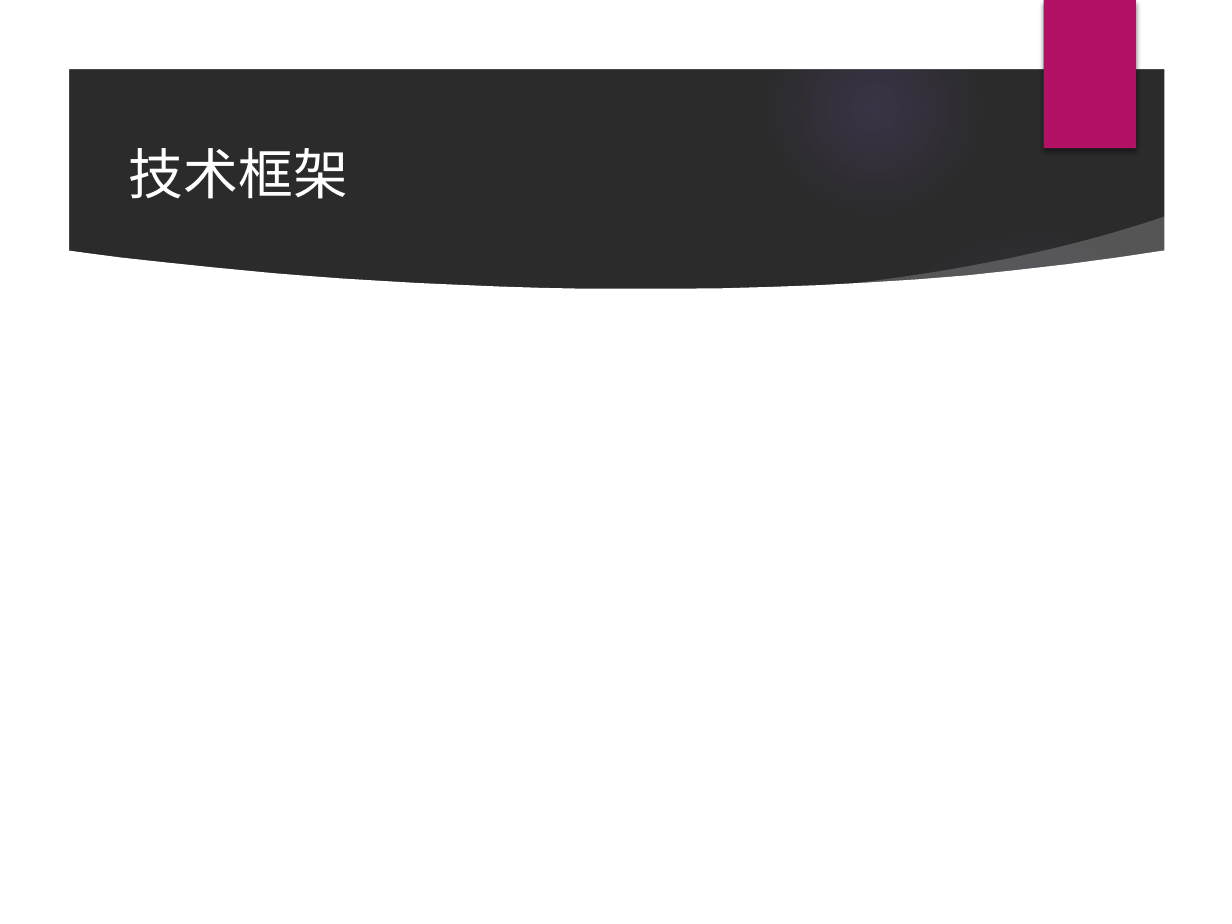
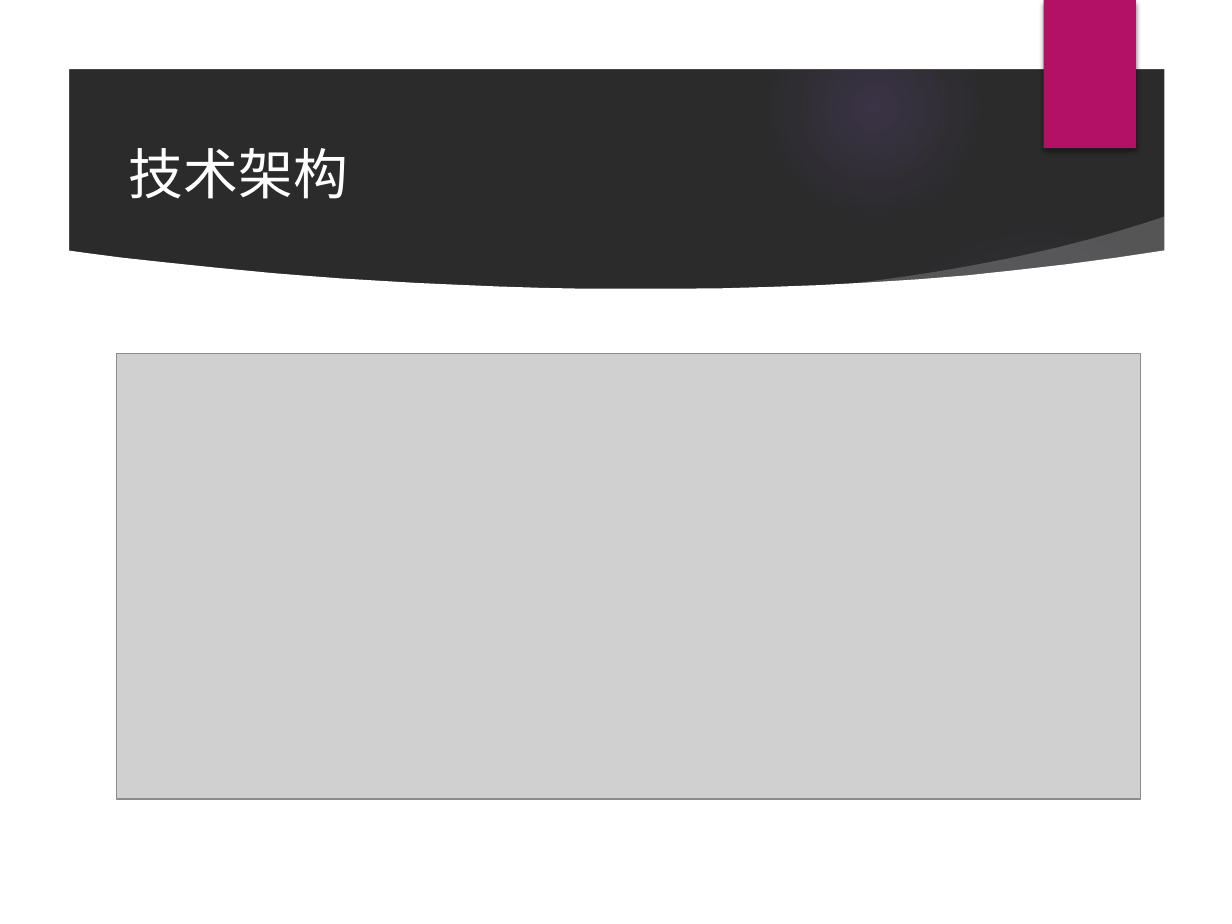
Before and after one commit to Relate13/web_2023, a slide deck: slide 12 of 项目介绍.pptx. Drawn at 1232x924 pixels with LibreOffice and Linux fonts; fonts in the diff are those of the drawing; grey boxes stand for pictures; background and template pictures are left out; a plain dark background stands for a picture behind light text. Boxes give left, top, right and bottom in pixels: in the first picture for what was removed or moved away, otherwise in the second. Text is boxed around its words. In the diff, an @@ line names an element or a change of style, - is before the commit and + after.

```diff
--- a/项目介绍.pptx
+++ b/项目介绍.pptx
@@ title at (129,148,348,199): text changed @@
-技术框架
+技术架构
@@ picture added at (117,354,1141,800) @@
```
Also in this commit, not shown: 1 other slide changed, 5 slides added, 3 slides removed.
